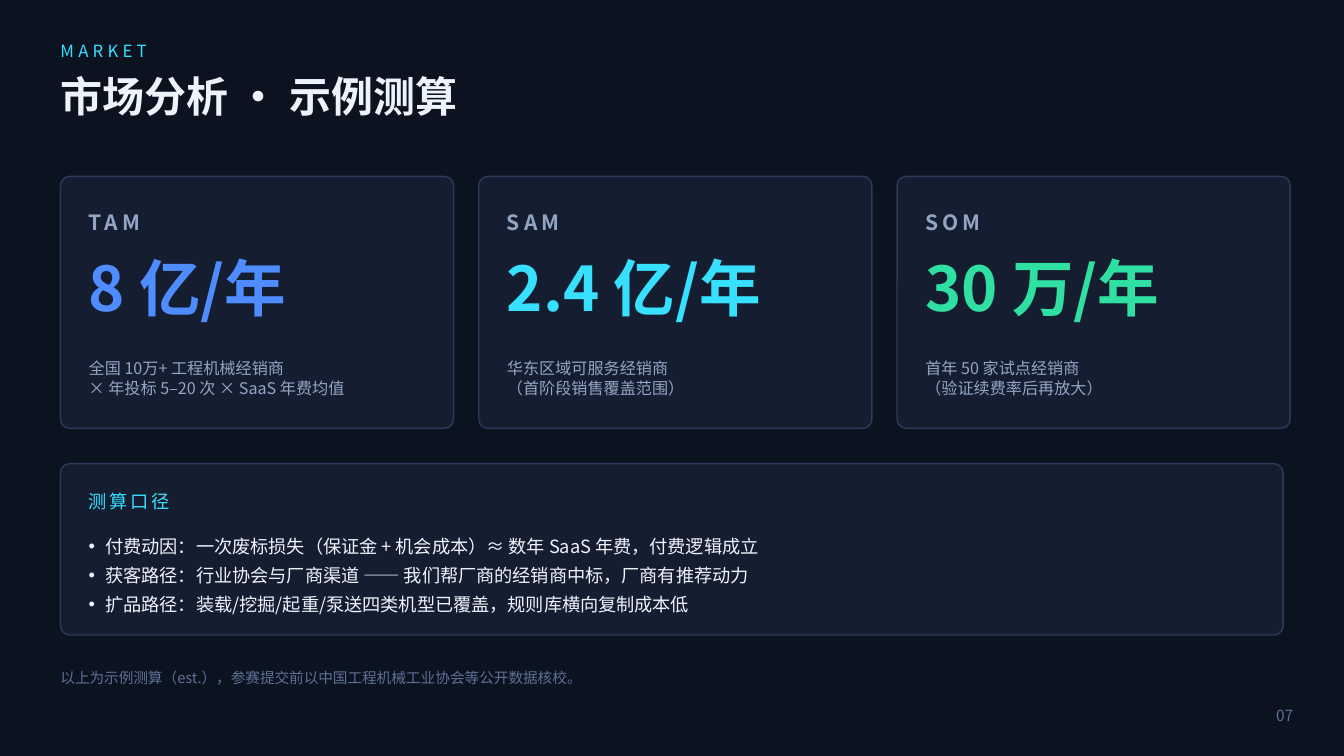
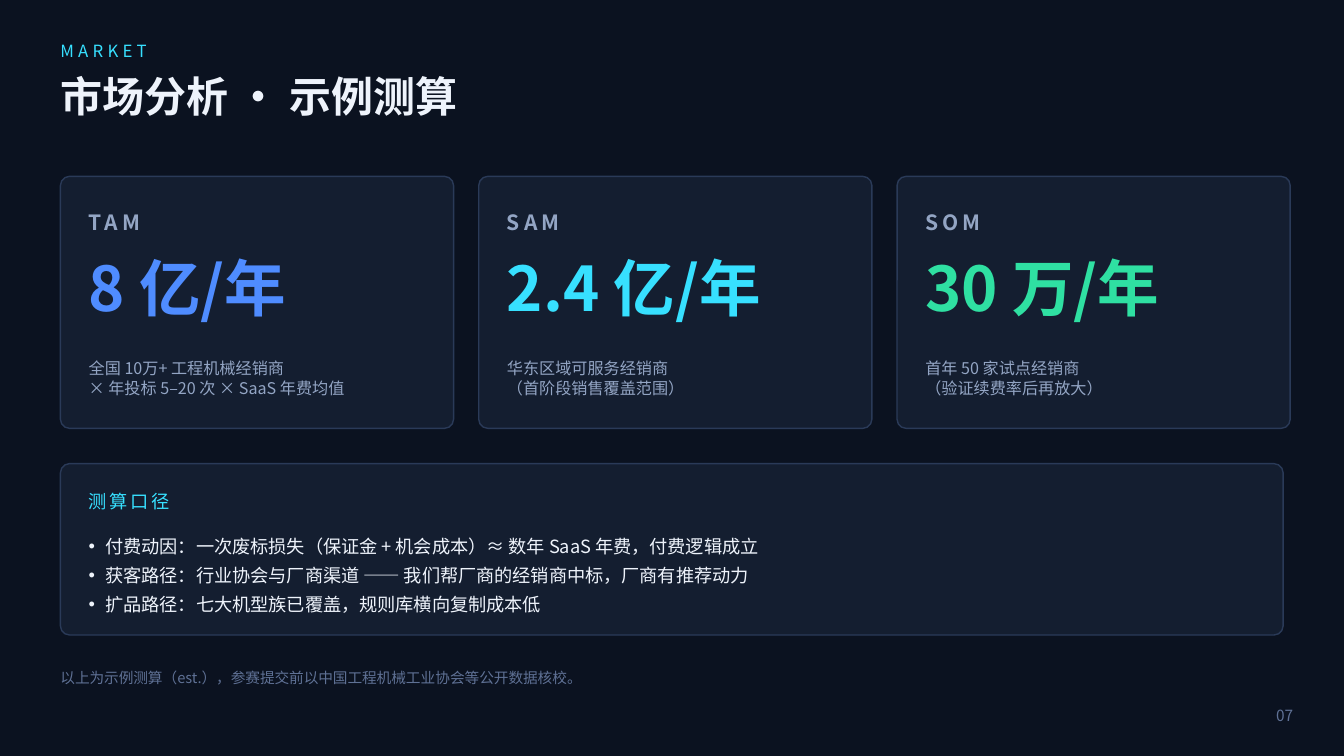
Before and after one commit to azzb66223944qq/bidpilot, a slide deck: slide 8 of docs/Roadshow-Deck-BidPilot.pptx. Drawn at 1344x756 pixels with LibreOffice and Linux fonts; fonts in the diff are those of the drawing. Boxes give left, top, right and bottom in pixels: in the first picture for what was removed or moved away, otherwise in the second. Text is boxed around its words. In the diff, an @@ line names an element or a change of style, - is before the commit and + after.

```diff
--- a/docs/Roadshow-Deck-BidPilot.pptx
+++ b/docs/Roadshow-Deck-BidPilot.pptx
@@ text at (105,595,540,613): text changed @@
-• 扩品路径：装载/挖掘/起重/泵送四类机型已覆盖，规则库横向复制成本低
+• 扩品路径：七大机型族已覆盖，规则库横向复制成本低
```
Also in this commit, not shown: 9 other slides changed, 22 other files.
